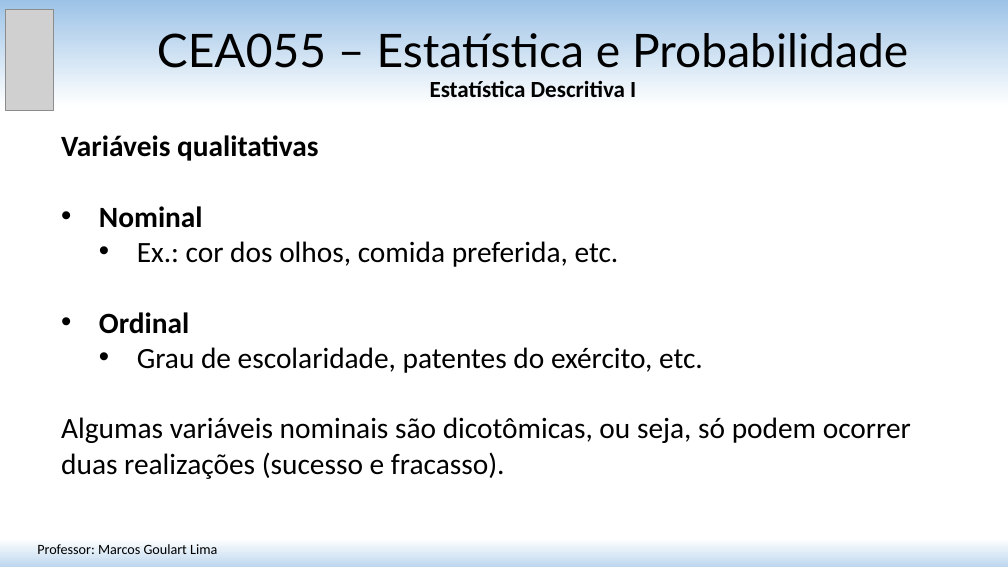
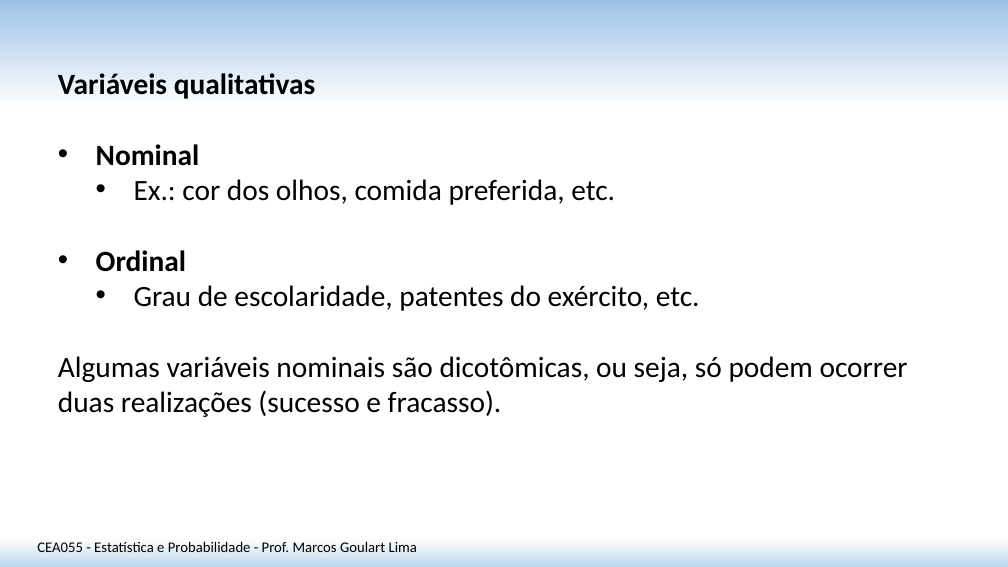
Before and after one commit to matmarcos/minhas-aulas, a slide deck: slide 6 of content/2026-2/cea055-estatistica-probabilidade/01-estatistica-descritiva-i/Aula_01_Estatistica_Descritiva_I.pptx (slide 4 before the commit). Drawn at 1008x567 pixels with LibreOffice and Linux fonts; fonts in the diff are those of the drawing; grey boxes stand for pictures. Boxes give left, top, right and bottom in pixels: in the first picture for what was removed or moved away, otherwise in the second. Text is boxed around its words. In the diff, an @@ line names an element or a change of style, - is before the commit and + after.

```diff
--- a/content/2026-2/cea055-estatistica-probabilidade/01-estatistica-descritiva-i/Aula_01_Estatistica_Descritiva_I.pptx
+++ b/content/2026-2/cea055-estatistica-probabilidade/01-estatistica-descritiva-i/Aula_01_Estatistica_Descritiva_I.pptx
@@ picture removed at (x1=5, y1=9, x2=54, y2=110) @@
@@ title removed at (x1=157, y1=33, x2=908, y2=97) @@
-CEA055 – Estatística e Probabilidade
-Estatística Descritiva I
@@ text "Variáveis qualitativas" moved from (x1=61, y1=135, x2=911, y2=479) to (x1=58, y1=73, x2=908, y2=417) @@
@@ text at (x1=37, y1=541, x2=417, y2=552): text changed; size 13.5 to 14 pt @@
-Professor: Marcos Goulart Lima
+CEA055 - Estatística e Probabilidade - Prof. Marcos Goulart Lima
```
Also in this commit, not shown: 16 other slides changed, 17 slides added, 14 slides removed, 3 other files.
